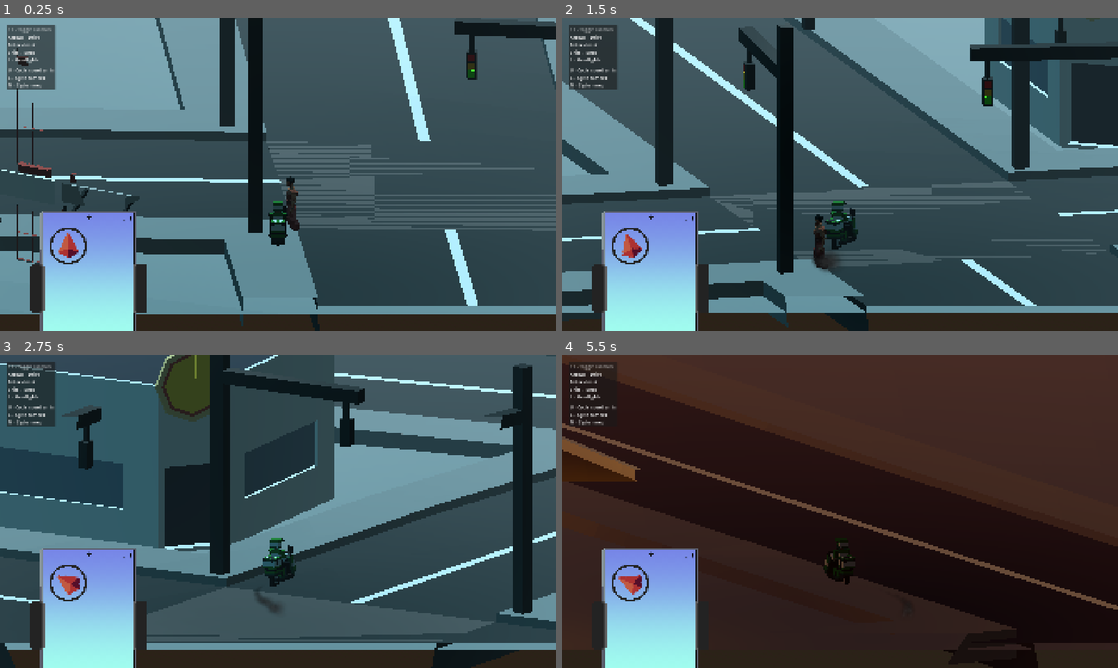
Above: before the commit, frames 1-4 (two rows, left to right).
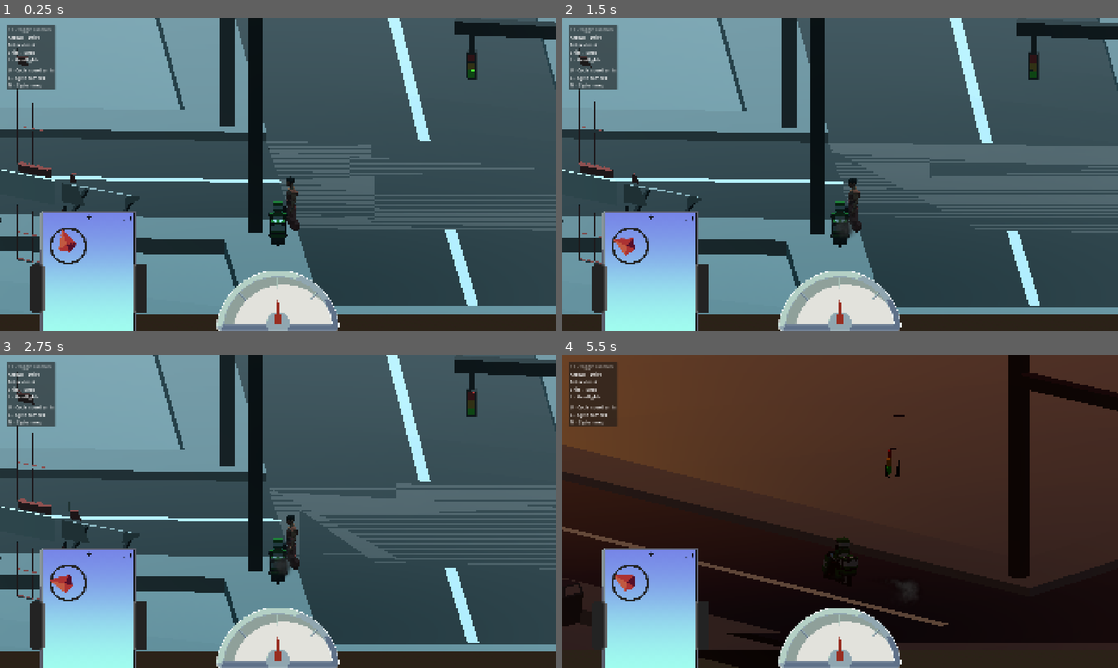
Above: after the commit, the same moments.

Repository: aunpyz0/gig
Game: Godot game, scene res://town/town_scene.tscn
Two runs of this game, one before a commit and one after it. Both use one fixed random seed, a clock stepped at 60 frames per second and the inputs below.
Inputs (mouse positions are in pixels of both pictures, inside the frame that each line leads up to):
- Up to frame 1 (0.25 s): no input
- Up to frame 2 (1.5 s): move the mouse to (962, 158) at 0.52 s; hold D (turn_right) 0.53-1.28 s; hold Shift (boost) 0.53-1.28 s; click (962, 158) at 0.67 s; move the mouse to (728, 190) at 1.27 s; hold Escape (back) from 1.28 s (still down); tap Shift (boost) at 1.35 s
- Up to frame 3 (2.75 s): move the mouse to (333, 442) at 2.02 s; release Escape (back) at 2.03 s; hold D (turn_right) from 2.03 s (still down); hold C (cycle_camera) from 2.03 s (still down); tap Shift (boost) at 2.3 s
- Up to frame 4 (5.5 s): move the mouse to (812, 574) at 2.77 s; release D (turn_right) at 2.78 s; release C (cycle_camera) at 2.78 s; hold W (accelerate) 2.78-3.53 s; tap M (cycle_mood) at 2.85 s; click (812, 574) at 2.92 s; tap Shift (boost) at 3.05, 3.8, 4.55 s; move the mouse to (1006, 558) at 3.52 s; hold H (honk) 3.53-4.28 s; hold A (turn_left) 3.53-5.03 s; move the mouse to (673, 464) at 4.27 s; tap L (toggle_headlights) at 4.35 s; move the mouse to (867, 511) at 5.02 s; hold Escape (back) from 5.03 s (still down); hold Shift (boost) from 5.03 s (still down); click (867, 511) at 5.17 s

The runs differ from the first frame. In frame 1, 3.5% of the frame differs, in the area x 10-62%, y 67-100%; in frame 2, 58%; in frame 3, 61%, in the area x 0-100%, y 0-100%; in frame 4, 39%.

Commit message:
Add delivery flow, getting job, pick up stuff, deliver

Diff:
--- /dev/null
+++ b/fuel/fuel.gd
@@ -0,0 +1,12 @@
+extends Control
+
+@onready var needle: Sprite2D = %GaugesGas
+
+# Called when the node enters the scene tree for the first time.
+func _ready() -> void:
+	pass # Replace with function body.
+
+
+# Called every frame. 'delta' is the elapsed time since the previous frame.
+func _process(delta: float) -> void:
+	pass
--- /dev/null
+++ b/fuel/fuel.tscn
@@ -0,0 +1,33 @@
+[gd_scene format=3 uid="uid://dli730nkqbsbq"]
+
+[ext_resource type="Script" uid="uid://3qe4bd8j1lwf" path="res://fuel/fuel.gd" id="1_j52im"]
+[ext_resource type="Texture2D" uid="uid://csics15qm0t1u" path="res://fuel/Gauges_Base.png" id="2_j52im"]
+[ext_resource type="Texture2D" uid="uid://bink0w4kba3w1" path="res://fuel/Gauges_Gas.png" id="3_facgg"]
+
+[node name="Fuel" type="Control" unique_id=297156529]
+layout_mode = 3
+anchors_preset = 15
+anchor_right = 1.0
+anchor_bottom = 1.0
+grow_horizontal = 2
+grow_vertical = 2
+script = ExtResource("1_j52im")
+
+[node name="Control" type="Control" parent="." unique_id=1494424775]
+layout_mode = 1
+anchors_preset = 7
+anchor_left = 0.5
+anchor_top = 1.0
+anchor_right = 0.5
+anchor_bottom = 1.0
+grow_horizontal = 2
+grow_vertical = 0
+
+[node name="GaugesBase" type="Sprite2D" parent="Control" unique_id=877118217]
+position = Vector2(0, -105)
+texture = ExtResource("2_j52im")
+
+[node name="GaugesGas" type="Sprite2D" parent="Control" unique_id=1945191941]
+unique_name_in_owner = true
+position = Vector2(0, -23)
+texture = ExtResource("3_facgg")
--- a/marker/marker.gd
+++ b/marker/marker.gd
@@ -1,6 +1,7 @@
+class_name Marker
 extends Node3D
 
-signal new_job(Node3D)
+signal track(Marker)
 signal delivered
 
 # Called when the node enters the scene tree for the first time.
@@ -17,5 +18,5 @@
 	delivered.emit()
 	queue_free()
 
-func created() -> void:
-	new_job.emit(get_node("."))
+func start_track() -> void:
+	track.emit(get_node("."))
--- a/marker/marker.tscn
+++ b/marker/marker.tscn
@@ -1,6 +1,11 @@
 [gd_scene format=3 uid="uid://cbca3v8afiwmv"]
 
 [ext_resource type="Script" uid="uid://dk5chndtdujgn" path="res://marker/marker.gd" id="1_wjjm6"]
+
+[sub_resource type="StandardMaterial3D" id="StandardMaterial3D_w440k"]
+cull_mode = 1
+shading_mode = 2
+albedo_color = Color(0, 1, 1, 1)
 
 [sub_resource type="CylinderShape3D" id="CylinderShape3D_w440k"]
 height = 1.0
@@ -11,6 +16,7 @@
 [node name="CSGCylinder3D" type="CSGCylinder3D" parent="." unique_id=1339351440]
 transform = Transform3D(1, 0, 0, 0, 1, 0, 0, 0, 1, 0, 0.5, 0)
 height = 1.0
+material = SubResource("StandardMaterial3D_w440k")
 
 [node name="Area3D" type="Area3D" parent="." unique_id=854358286]
 collision_layer = 2
--- a/phone/myphone.gd
+++ b/phone/myphone.gd
@@ -1,6 +1,6 @@
 extends Control
 
-@onready var compass: Sprite2D = %Compass
+@onready var compass: Control = %CompassControl
 var _owner: Node3D
 var _target: Node3D
 
@@ -25,5 +25,5 @@
 func poweron(owner: Node3D) -> void:
 	_owner = owner
 
-func new_job(target: Node3D) -> void:
+func track(target: Marker) -> void:
 	_target = target
--- a/phone/myphone.tscn
+++ b/phone/myphone.tscn
@@ -17,7 +17,15 @@
 position = Vector2(306.5, 871.5)
 texture = ExtResource("1_75hpb")
 
-[node name="Compass" type="Sprite2D" parent="." unique_id=743019116]
+[node name="CompassControl" type="Control" parent="." unique_id=1512021506]
 unique_name_in_owner = true
-position = Vector2(236, 786)
+anchors_preset = 0
+offset_left = 235.0
+offset_top = 768.275
+offset_right = 235.0
+offset_bottom = 768.275
+pivot_offset = Vector2(0, 21.94)
+
+[node name="Compass" type="Sprite2D" parent="CompassControl" unique_id=743019116]
+scale = Vector2(0.9, 0.9)
 texture = ExtResource("2_bf2e3")
--- a/town/town_scene.tscn
+++ b/town/town_scene.tscn
@@ -5,6 +5,7 @@
 [ext_resource type="Material" uid="uid://boboc4pk5t03s" path="res://town/sky_day.tres" id="2_1df3w"]
 [ext_resource type="Script" uid="uid://dj62ndmuwadxb" path="res://town/world.gd" id="2_pvdab"]
 [ext_resource type="PackedScene" uid="uid://cf2bmynxs522" path="res://town/lamp/lamp_scene.tscn" id="3_clgdk"]
+[ext_resource type="PackedScene" uid="uid://dli730nkqbsbq" path="res://fuel/fuel.tscn" id="6_w44mb"]
 [ext_resource type="Texture2D" uid="uid://dctnd5sdo5ydj" path="res://town/ui/turbometer.webp" id="8_clgdk"]
 [ext_resource type="Texture2D" uid="uid://hccdo2xu0fl" path="res://town/ui/turbometer_background.webp" id="8_tyv8r"]
 [ext_resource type="PackedScene" uid="uid://i7wycg74hkxw" path="res://town/city.tscn" id="9_tyv8r"]
@@ -254,6 +255,9 @@
 anchor_bottom = 0.0
 grow_horizontal = 1
 grow_vertical = 1
+
+[node name="Fuel" parent="." unique_id=297156529 instance=ExtResource("6_w44mb")]
+unique_name_in_owner = true
 
 [node name="GameUI" type="VBoxContainer" parent="." unique_id=870721625]
 offset_left = 24.0
--- a/town/world.gd
+++ b/town/world.gd
@@ -1,28 +1,77 @@
 extends Node3D
 
 var _houses: Array[Node]
-var _delivering_house: Node
+var _shops: Array[Node]
+var _job: Job
+var _pickup_tracked := false
+var _dropoff_tracked := false
 var _marker: Resource
+
+class Job:
+	enum {CREATED, PICKEDUP, DROPPEDOFF}
+
+	var _pickup: Node3D
+	var _dropoff: Node3D
+
+	func _init(pickup: Node3D, dropoff: Node3D) -> void:
+		_pickup = pickup
+		_dropoff = dropoff
+
+	func just_received() -> bool:
+		return _pickup != null && _dropoff != null
+
+	func has_picked_up() -> bool:
+		return _pickup == null && _dropoff != null
+
+	func has_dropped_off() -> bool:
+		return _pickup == null && _dropoff == null
+
+	func mark_pickup(marker: Marker) -> void:
+		_pickup.add_child(marker)
+		var picked_up: Callable = func () -> void:
+			_pickup = null
+		marker.delivered.connect(picked_up)
+
+	func mark_dropoff(marker: Marker) -> void:
+		_dropoff.add_child(marker)
+		var dropped_off: Callable = func () -> void:
+			_dropoff = null
+		marker.delivered.connect(dropped_off)
 
 # Called when the node enters the scene tree for the first time.
 func _ready() -> void:
 	_houses = get_tree().get_nodes_in_group(&"drop-off")
+	_shops = get_tree().get_nodes_in_group(&"pick-up")
 	_marker = preload("res://marker/marker.tscn")
 
 
 # Called every frame. 'delta' is the elapsed time since the previous frame.
 func _process(delta: float) -> void:
-	if (_delivering_house == null):
-		_delivering_house = _random_house()
-		var marker: Node3D = _marker.instantiate()
-		_delivering_house.add_child(marker)
-		marker.delivered.connect(_on_delivered)
-		marker.new_job.connect(%Myphone.new_job)
-		marker.created()
+	if (_job == null):
+		var pickup := _random_shop()
+		var dropoff := _random_house()
+		_job = Job.new(pickup, dropoff)
+
+	if (_job.just_received() && !_pickup_tracked):
+		var marker: Marker = _marker.instantiate()
+		_job.mark_pickup(marker)
+		marker.track.connect(%Myphone.track)
+		marker.start_track()
+		_pickup_tracked = true
+	elif (_job.has_picked_up() && !_dropoff_tracked):
+		var marker: Marker = _marker.instantiate()
+		_job.mark_dropoff(marker)
+		marker.track.connect(%Myphone.track)
+		marker.start_track()
+		_dropoff_tracked = true
+	elif (_job.has_dropped_off()):
+		_job = null
+		_pickup_tracked = false
+		_dropoff_tracked = false
+
+func _random_shop() -> Node3D:
+	return _shops.pick_random()
 
 func _random_house() -> Node3D:
 	#TODO: Maybe re-random if what is random turns into the same Node again
 	return _houses.pick_random()
-
-func _on_delivered() -> void:
-	_delivering_house = null
--- a/vehicles/vehicle.gd
+++ b/vehicles/vehicle.gd
@@ -40,16 +40,16 @@
 		for joypad in Input.get_connected_joypads():
 			Input.start_joy_vibration(joypad, 0.0, 0.5, 0.1)
 
-	var turbo_pressed := Input.is_action_pressed(&"boost")
-	var new_turbo_active := turbo_pressed and turbometer.value > 0
-	if new_turbo_active != turbo_active:
-		turbo_animator.play(&"TURBO" if new_turbo_active else &"Idle")
+	#var turbo_pressed := Input.is_action_pressed(&"boost")
+	#var new_turbo_active := turbo_pressed and turbometer.value > 0
+	#if new_turbo_active != turbo_active:
+		#turbo_animator.play(&"TURBO" if new_turbo_active else &"Idle")
 
-	turbo_active = new_turbo_active
+	#turbo_active = new_turbo_active
 	if turbo_active:
 		turbometer.value -= delta * 3.0
-	elif not turbo_pressed:
-		turbometer.value += delta
+	#elif not turbo_pressed:
+		#turbometer.value += delta
 
 	if turbo_active:
 		constant_force = global_transform.basis.z * 400.0
Binary file added: fuel/Gauges_BG_Frame_res.png
Not shown, added: fuel/Gauges_BG_Frame_res.png.import
Binary file added: fuel/Gauges_BG_res.png
Not shown, added: fuel/Gauges_BG_res.png.import
Binary file added: fuel/Gauges_Base.png
Not shown, added: fuel/Gauges_Base.png.import
Binary file added: fuel/Gauges_Gas.png
Not shown, added: fuel/Gauges_Gas.png.import
Not shown, added: fuel/fuel.gd.uid
